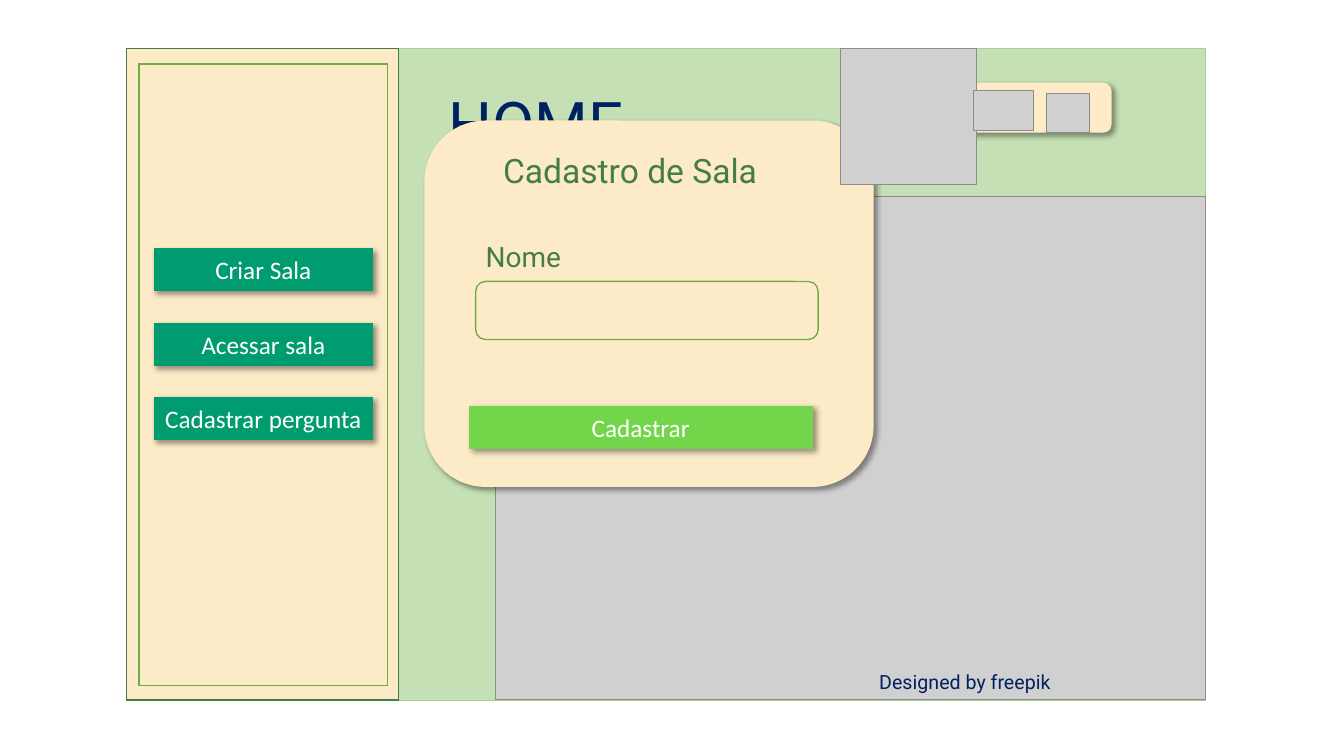
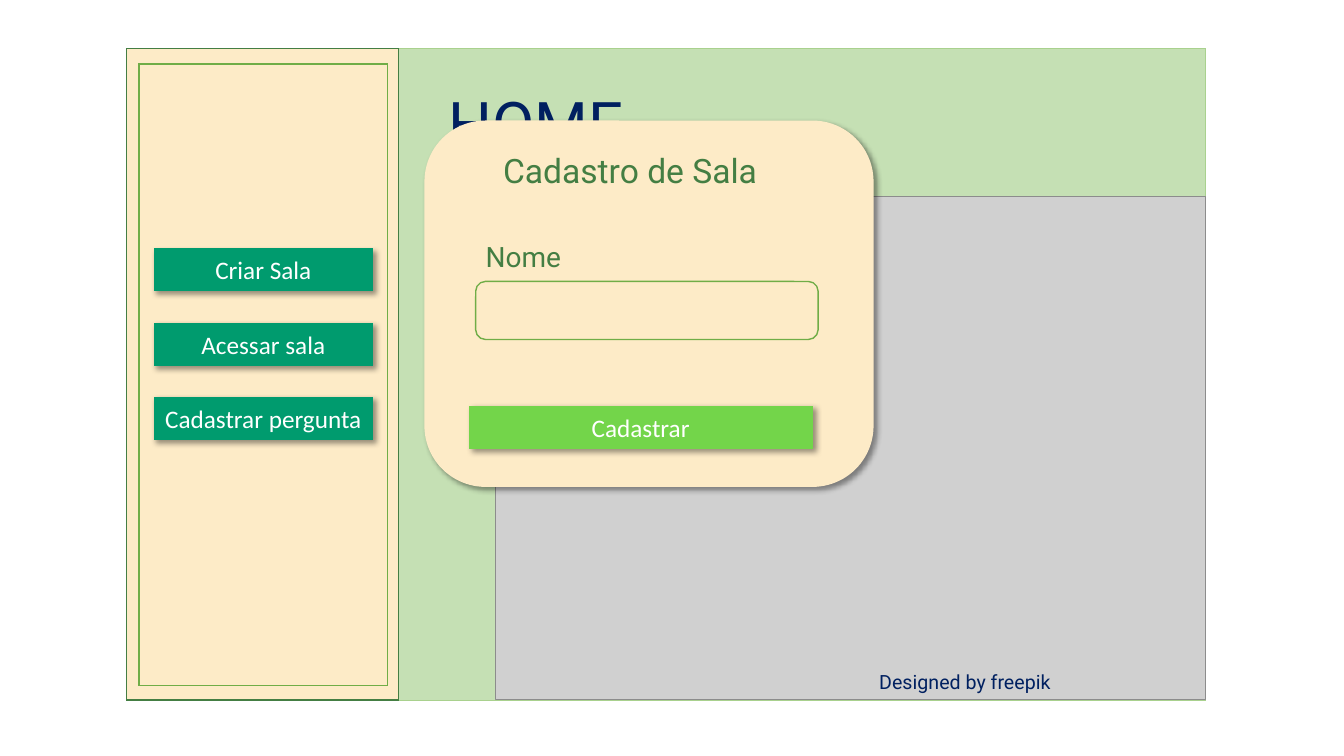
Before and after one commit to NathanReis/FTT-Recicla, a slide deck: slide 13 of DocumentacaoProjeto/Protótipo_Visual.pptx. Drawn at 1344x756 pixels with LibreOffice and Linux fonts; fonts in the diff are those of the drawing; grey boxes stand for pictures. Boxes give left, top, right and bottom in pixels: in the first picture for what was removed or moved away, otherwise in the second. Text is boxed around its words. In the diff, an @@ line names an element or a change of style, - is before the commit and + after.

```diff
--- a/DocumentacaoProjeto/Protótipo_Visual.pptx
+++ b/DocumentacaoProjeto/Protótipo_Visual.pptx
@@ picture removed at [841,48,977,185] @@
@@ rounded rectangle removed at [885,83,1112,133] @@
@@ picture removed at [973,91,1033,130] @@
@@ picture removed at [1047,94,1090,133] @@
```
Also in this commit, not shown: 4 other slides changed, 3 slides added, 3 slides removed.
